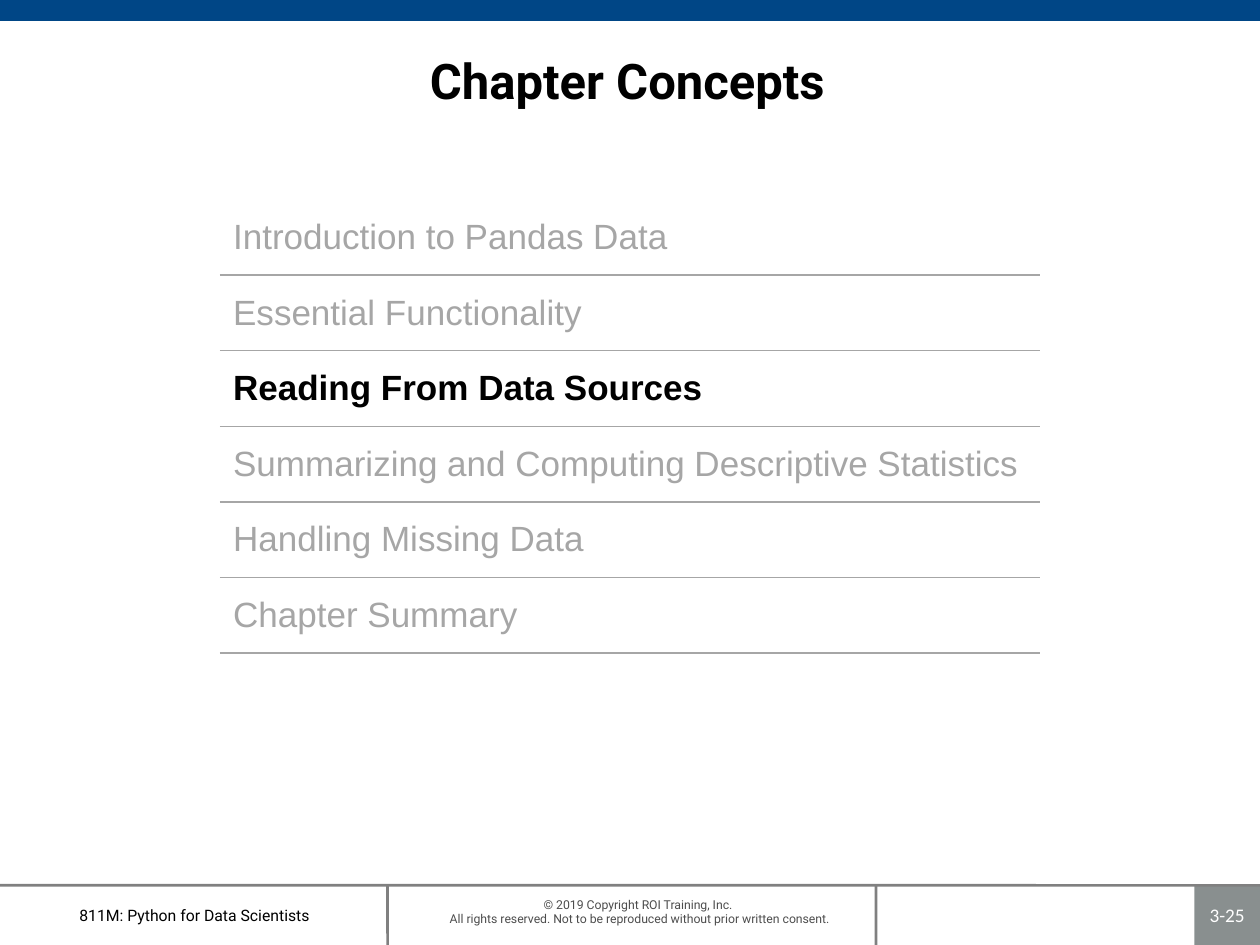
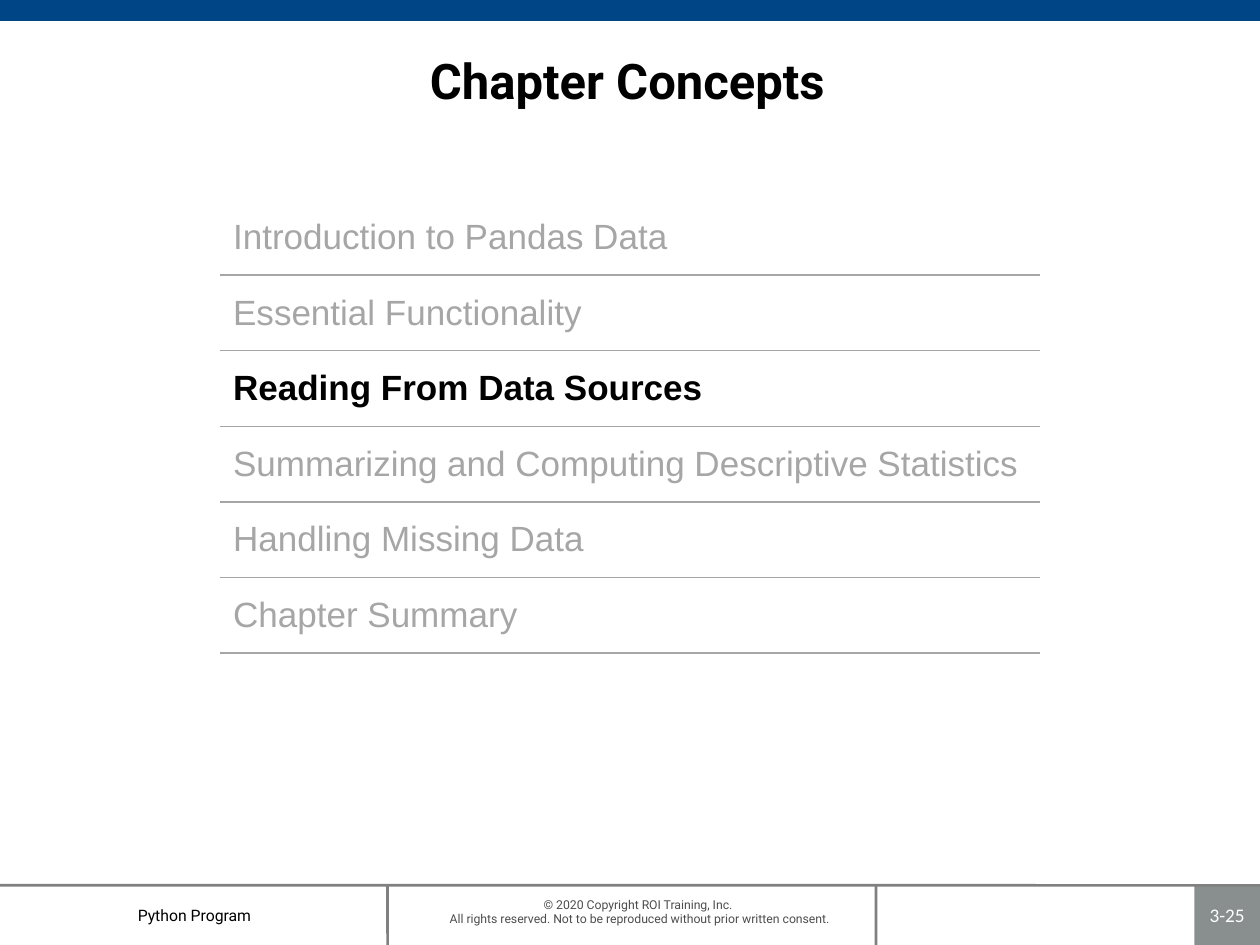
Before and after one commit to roitraining/PythonProgram, a slide deck: slide 25 of Day3-Pandas/Ch03-Pandas.pptx. Drawn at 1260x945 pixels with LibreOffice and Linux fonts; fonts in the diff are those of the drawing; background and template pictures are left out. Boxes give left, top, right and bottom in pixels: in the first picture for what was removed or moved away, otherwise in the second. Text is boxed around its words. In the diff, an @@ line names an element or a change of style, - is before the commit and + after.

```diff
--- a/Day3-Pandas/Ch03-Pandas.pptx
+++ b/Day3-Pandas/Ch03-Pandas.pptx
@@ text at (x1=138, y1=909, x2=251, y2=925): text changed @@
-811M: Python for Data Scientists
+Python Program
@@ text at (x1=450, y1=900, x2=830, y2=926): text changed @@
-© 2019 Copyright ROI Training, Inc.
-All rights reserved. Not to be reproduced without prior written consent.
+© 2020 Copyright ROI Training, Inc.
+All rights reserved. Not to be reproduced without prior written consent.
```
Also in this commit, not shown: 45 other slides changed, 1 other file.
